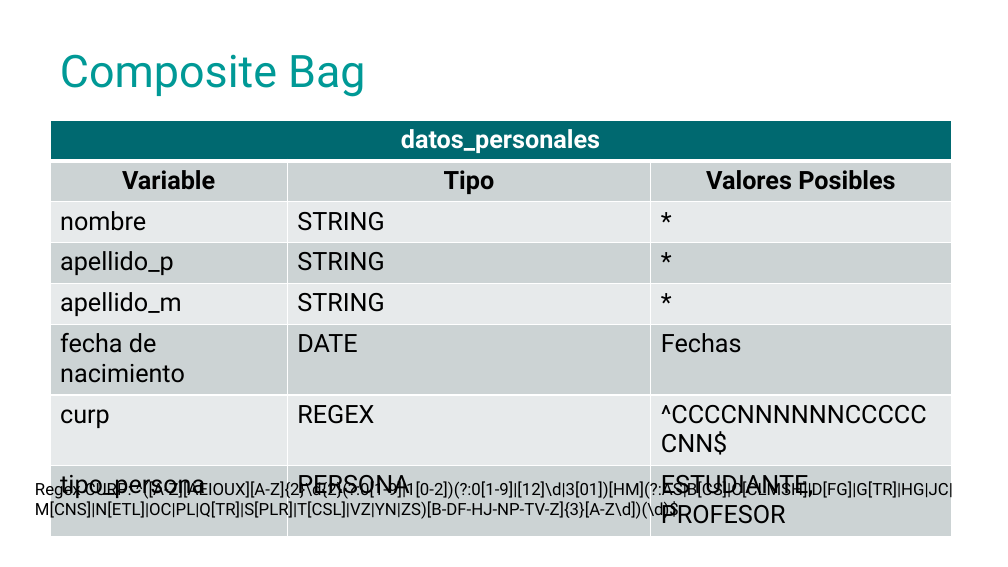
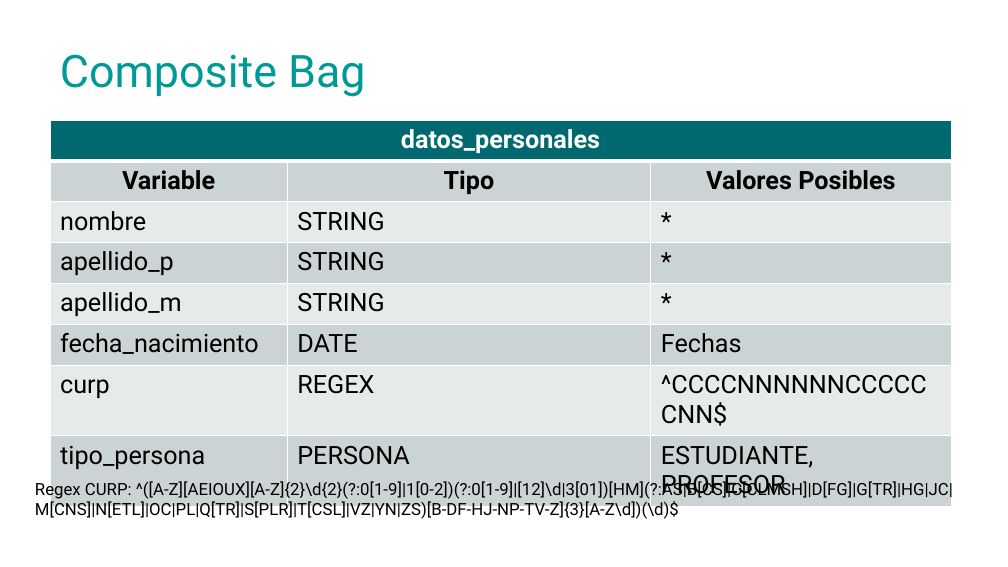
Before and after one commit to bquirino-sps/curso_oda_lapi, a slide deck: slide 18 of curso_ODA.pptx (slide 17 before the commit). Drawn at 1008x567 pixels with LibreOffice and Linux fonts; fonts in the diff are those of the drawing; background and template pictures are left out. Boxes give left, top, right and bottom in pixels: in the first picture for what was removed or moved away, otherwise in the second. Text is boxed around its words. In the diff, an @@ line names an element or a change of style, - is before the commit and + after.

```diff
--- a/curso_ODA.pptx
+++ b/curso_ODA.pptx
@@ table at (50, 120, 952, 502) @@
-row 6, column 1: fecha de nacimiento
+row 6, column 1: fecha_nacimiento
```
Also in this commit, not shown: 4 other slides changed, 7 slides added, 6 other files.
